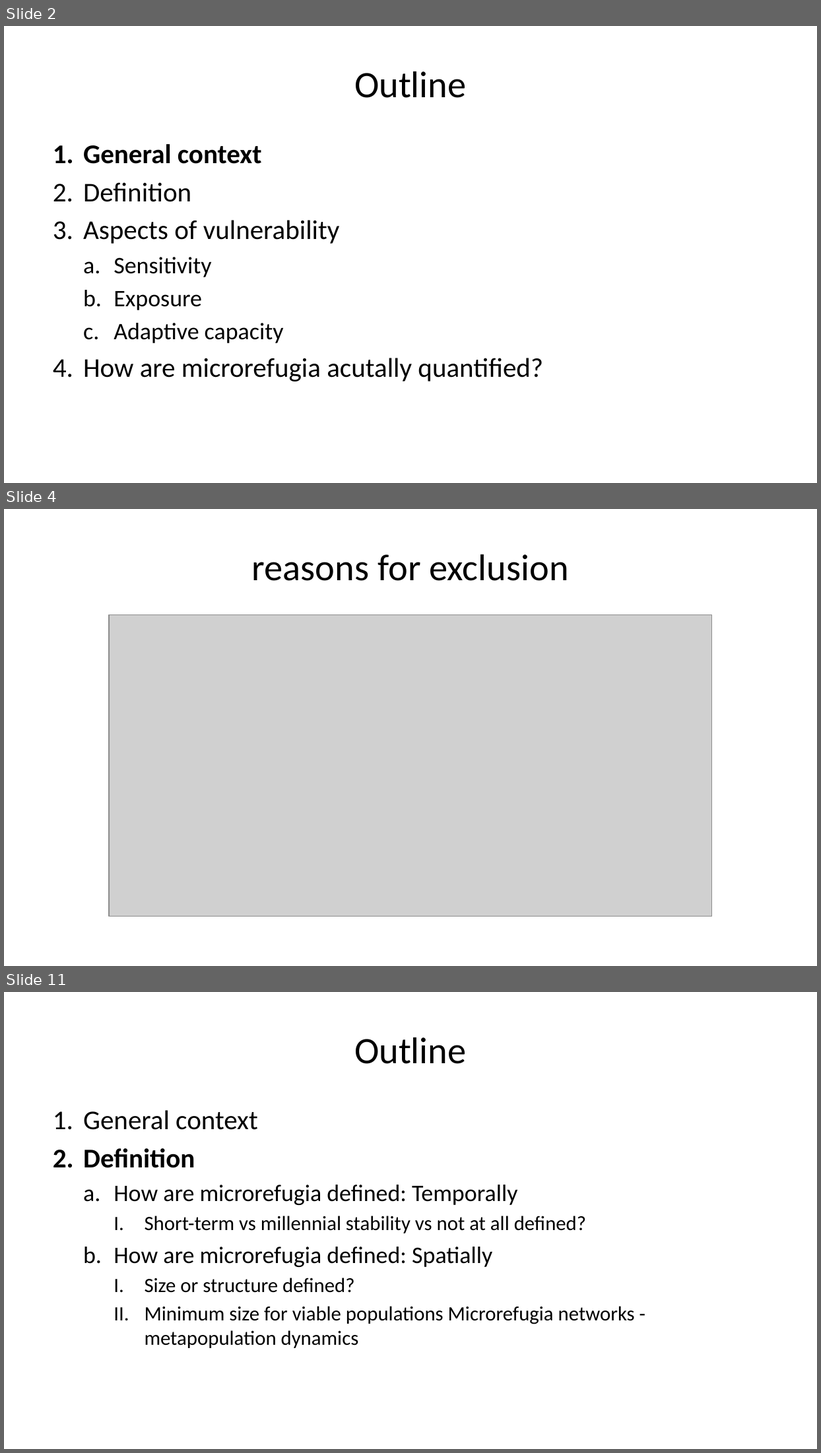
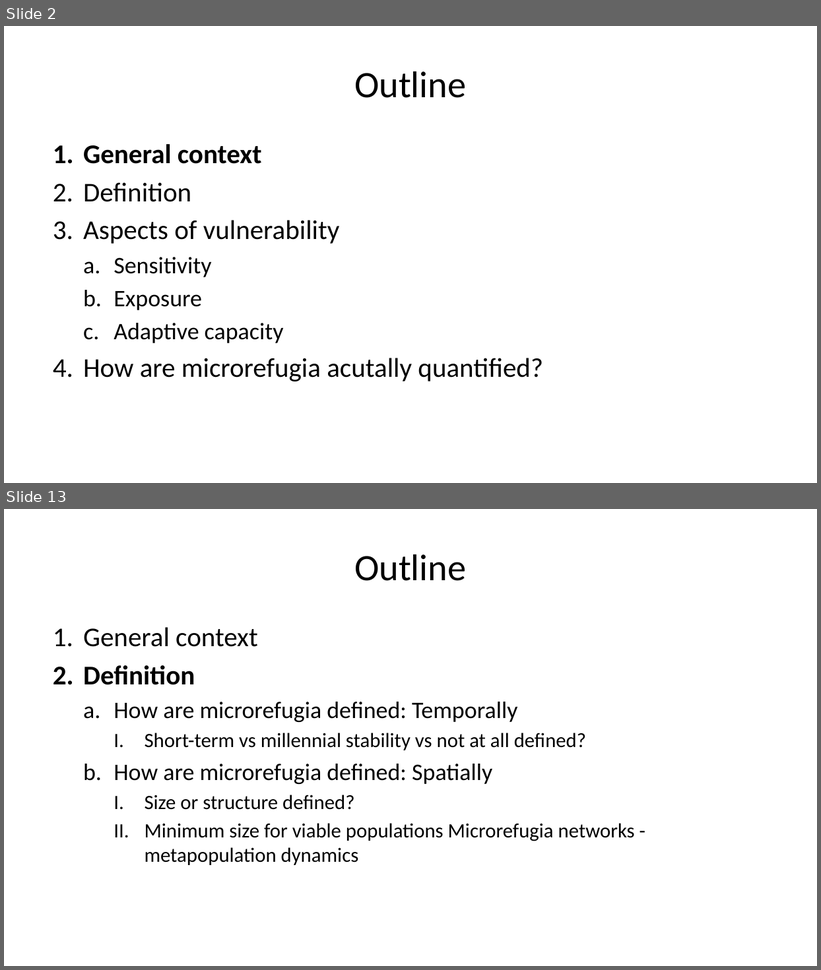
Before and after one commit to admahood/microrefugia_review, a slide deck: microrefugia_review.pptx. Shown one above the other, each under a label of ours: slides 2, 4 and 11 before the commit, slides 2 and 13 after it; the slides between them are not shown. The pictures are 821x1453 and 821x970 pixels, drawn with LibreOffice and Linux fonts; fonts in the diff are those of the drawing; grey boxes stand for pictures. Boxes give left, top, right and bottom in pixels: in the first picture for what was removed or moved away, otherwise in the second. Text is boxed around its words. In the diff, an @@ line names an element or a change of style, - is before the commit and + after.

```diff
--- a/microrefugia_review.pptx
+++ b/microrefugia_review.pptx
@@ slide 4 removed at bbox=[4, 509, 817, 966], background #FFFFFF @@
@@ title removed at bbox=[252, 554, 568, 581] @@
-reasons for exclusion
@@ picture removed at bbox=[109, 615, 712, 917] @@
@@ what was slide 11 is now slide 13 @@
```
Also in this commit, not shown: 2 slides changed, 7 slides added, 12 other files.
